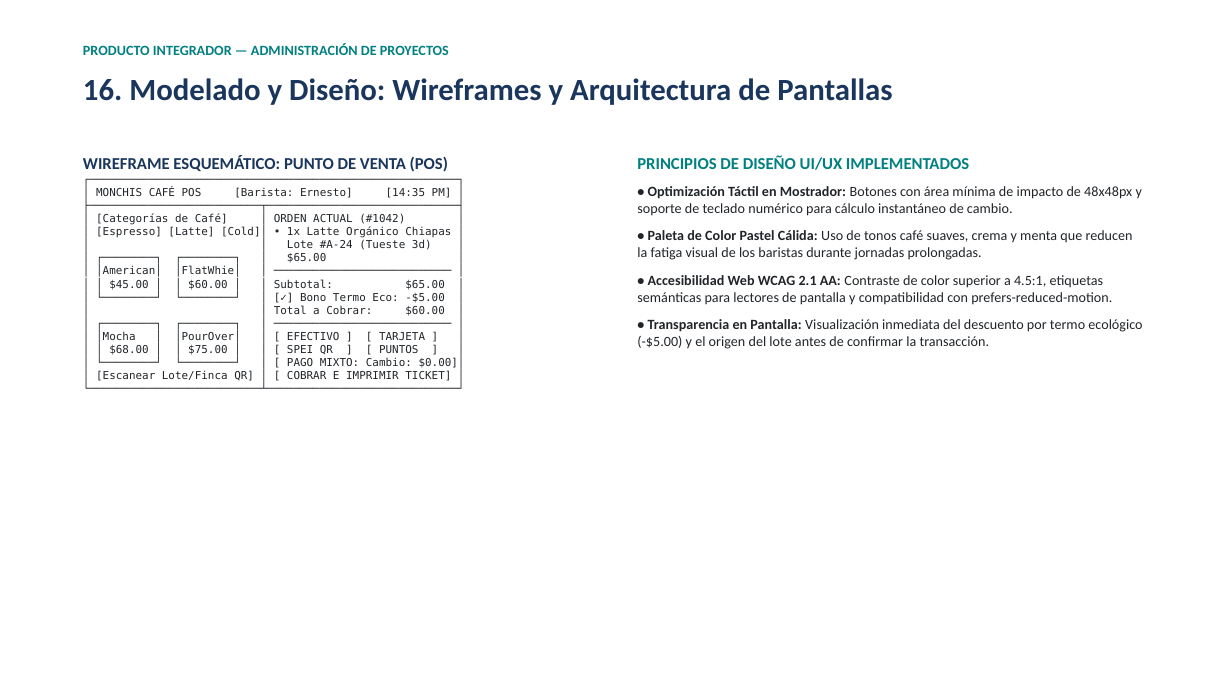
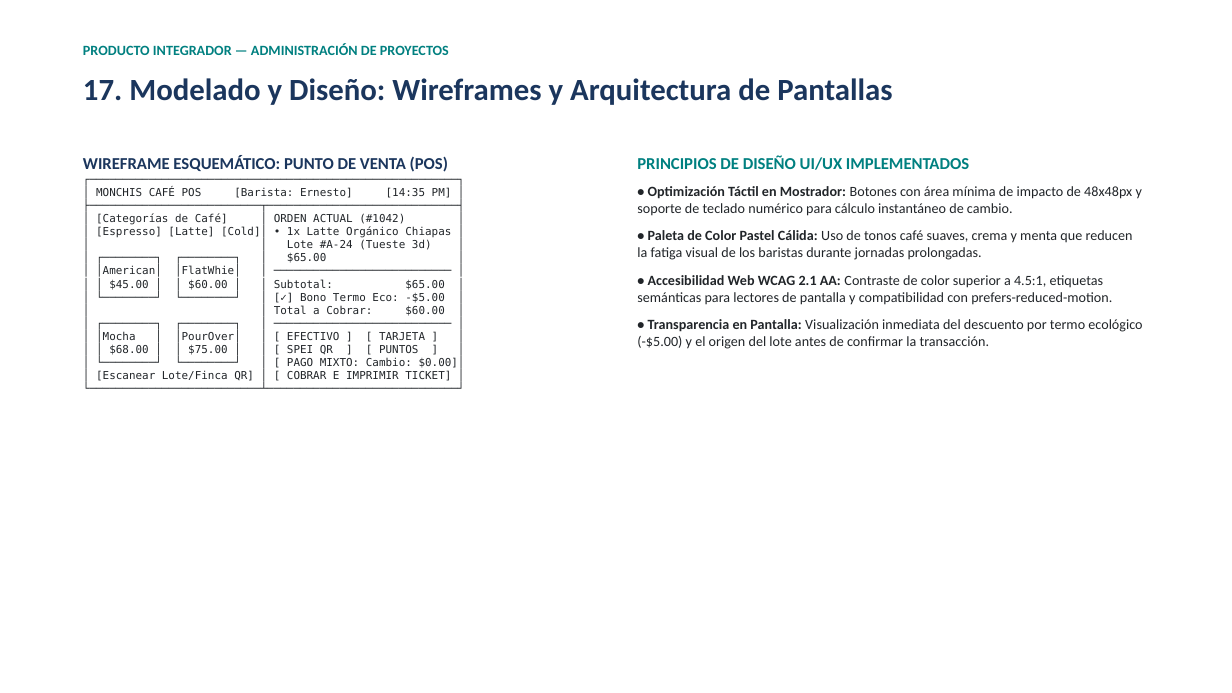
Before and after one commit to ErnestoFM/Proyecto, a slide deck: slide 18 of docs/presentacion/Presentacion_Producto_Integrador_Monchis_Cafe.pptx (slide 17 before the commit). Drawn at 1232x693 pixels with LibreOffice and Linux fonts; fonts in the diff are those of the drawing. Boxes give left, top, right and bottom in pixels: in the first picture for what was removed or moved away, otherwise in the second. Text is boxed around its words. In the diff, an @@ line names an element or a change of style, - is before the commit and + after.

```diff
--- a/docs/presentacion/Presentacion_Producto_Integrador_Monchis_Cafe.pptx
+++ b/docs/presentacion/Presentacion_Producto_Integrador_Monchis_Cafe.pptx
@@ text at <box>83,78,892,105</box>: text changed @@
-16. Modelado y Diseño: Wireframes y Arquitectura de Pantallas
+17. Modelado y Diseño: Wireframes y Arquitectura de Pantallas
```
Also in this commit, not shown: 3 other slides changed, 1 slide added, 2 other files.
